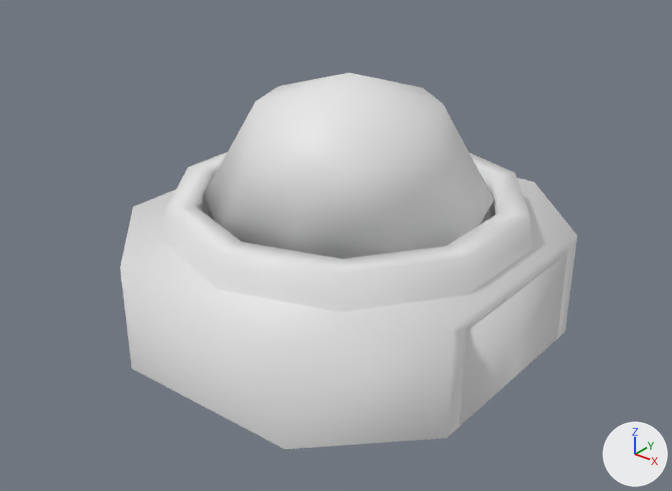
One commit to the glTF model docs/base/@vl2/shapes.vl2/shapes/camera.glb: the scene before it, then after it.
Before and after are seen from a 50 mm lens placed at (0.541, -0.697, 0.51), pointed at (-0.022, 0.007, 0.074). Every picture has the same lights, and +X, +Y and +Z are marked at lower right. The picture after the commit comes second.

Objects in the first picture: 'Ball_', 'BaseL_', 'BaseR_', 'FootL_', 'Ring_'.
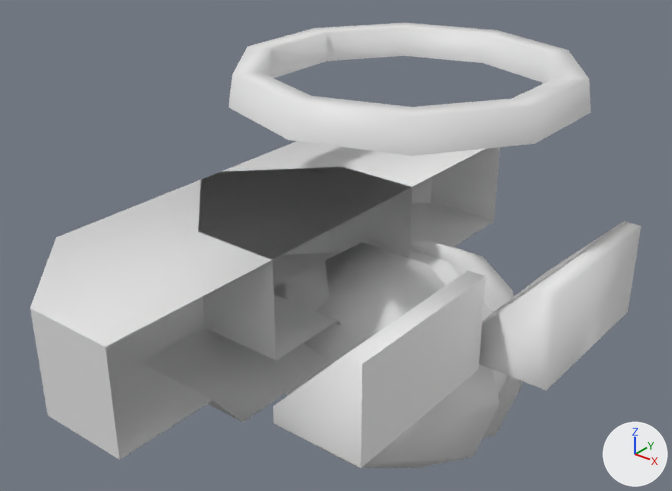
Where the change shows, as pixel boxes [x1, y1, x2, y2] in the pictures (672 x 491 px):
'BaseL_', moved, turned
    before: [195, 178, 577, 449]
    after: [30, 167, 412, 460]
'Ball_', moved, turned
    before: [205, 73, 494, 259]
    after: [286, 234, 523, 468]
'Ring_', moved
    before: [163, 152, 533, 312]
    after: [229, 23, 591, 156]
'BaseR_', moved
    before: [120, 190, 216, 406]
    after: [198, 141, 500, 360]
'FootR_', moved, turned (not visible before)
    after: [273, 270, 486, 468]
'FootL_', moved
    before: [459, 251, 568, 427]
    after: [479, 221, 641, 390]

The change, as a list of edits to the scene's bpy script:
```text
Change ob_ball:
    ob_ball.location: (0.0, 0.0, 0.0) -> (0.0, 0.0, -0.1)
    ob_ball.rotation_euler: (0.0, 0.0, 0.0) -> (-1.571, 0.0, 0.0)  # degrees (0, 0, 0) -> degrees (-90, 0, 0)
Change ob_footl:
    ob_footl.location: (0.0, 0.0, 0.0) -> (0.034, 0.1, 0.0)
Change ob_footr:
    ob_footr.location: (0.0, 0.0, 0.0) -> (-0.034, -0.1, 0.0)
    ob_footr.rotation_euler: (0.0, 0.0, 0.0) -> (0.0, 0.0, 3.142)  # degrees (0, 0, 0) -> degrees (0, 0, 180)
Change ob_basel:
    ob_basel.location: (0.0, 0.0, 0.0) -> (0.0, -0.1, 0.0)
    ob_basel.rotation_euler: (0.0, 0.0, 0.0) -> (0.0, 0.0, 3.142)  # degrees (0, 0, 0) -> degrees (0, 0, 180)
Change ob_baser:
    ob_baser.location: (0.0, 0.0, 0.0) -> (0.0, 0.1, 0.0)
Change ob_ring:
    ob_ring.location: (0.0, 0.0, 0.0) -> (0.0, 0.1, 0.113)
```
